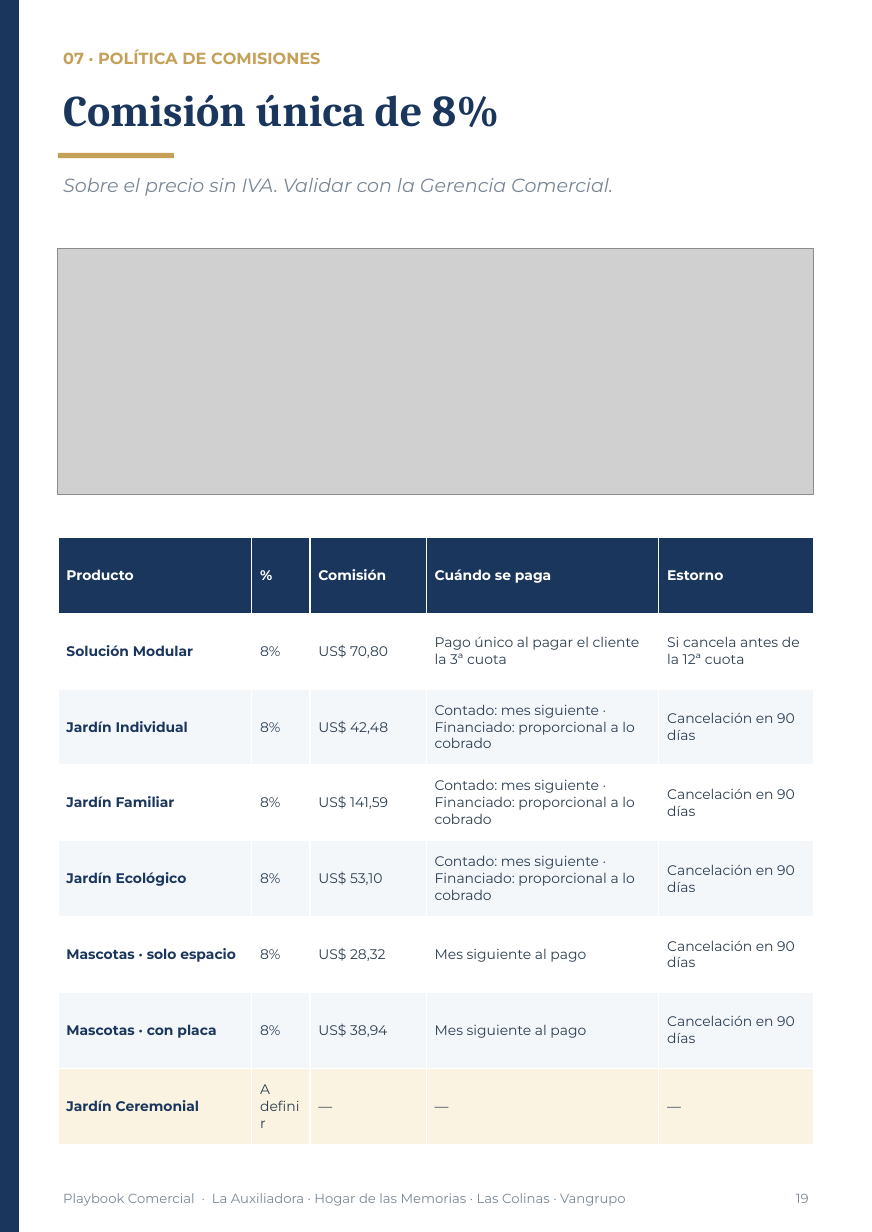
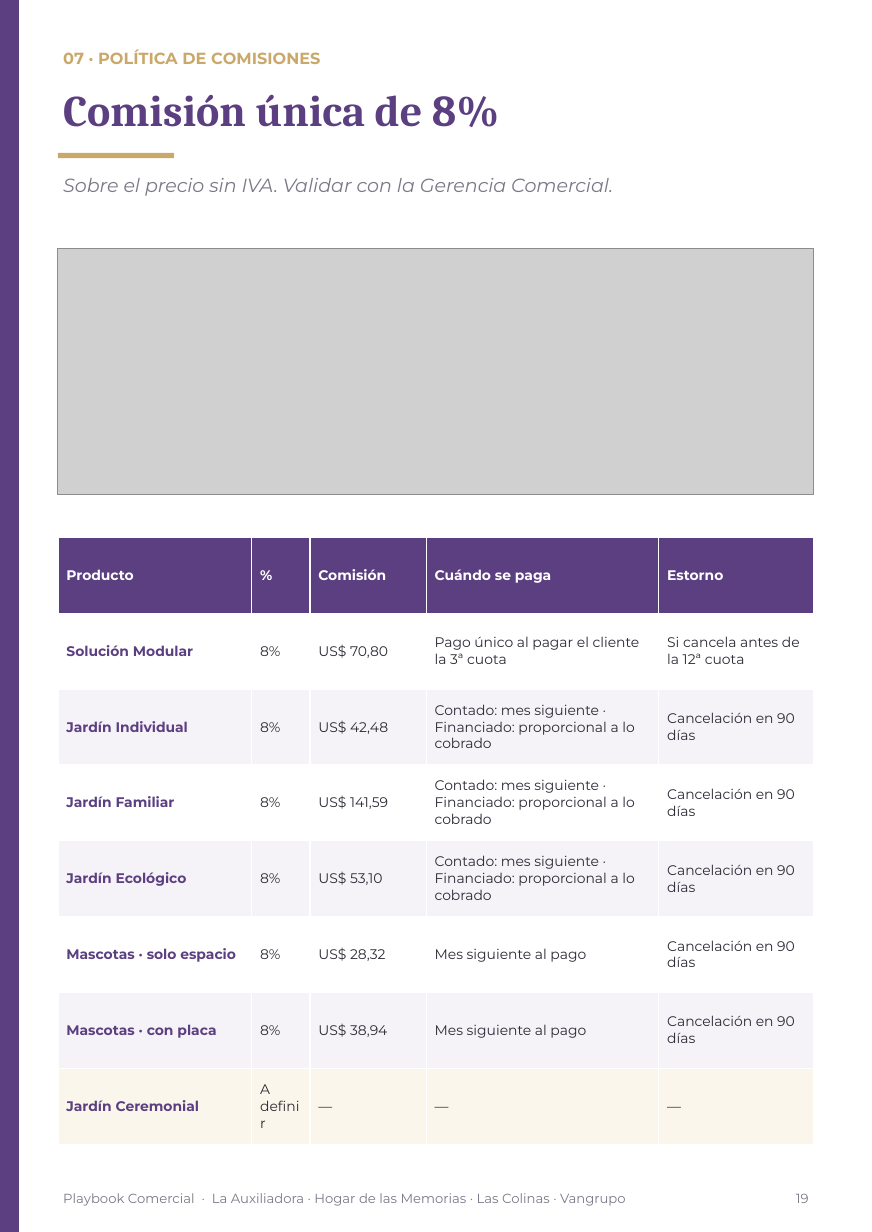
Before and after one commit to os267/teste, a slide deck: slide 19 of playbook/salida/Playbook_Comercial_Cremacion_Vangrupo_Vertical.pptx. Drawn at 872x1232 pixels with LibreOffice and Linux fonts; fonts in the diff are those of the drawing; grey boxes stand for pictures. Boxes give left, top, right and bottom in pixels: in the first picture for what was removed or moved away, otherwise in the second. Text is boxed around its words. In the diff, an @@ line names an element or a change of style, - is before the commit and + after.

```diff
--- a/playbook/salida/Playbook_Comercial_Cremacion_Vangrupo_Vertical.pptx
+++ b/playbook/salida/Playbook_Comercial_Cremacion_Vangrupo_Vertical.pptx
@@ rectangle at (0,0,19,1232): fill #1B365D to #5B3F80 @@
@@ text "07 · POLÍTICA DE COMISIONES" at (63,49,320,64): text colour #C5A059 to #C9A86A @@
@@ text "Comisión única de 8%" at (63,95,499,127): text colour #1B365D to #5B3F80 @@
@@ rectangle at (58,153,174,158): fill #C5A059 to #C9A86A @@
@@ table at (58,538,814,1145) @@
@@ fill #1B365D to #5B3F80 in row 1 @@
@@ fill #F4F7FA to #F5F2F8 in 15 cells @@
@@ fill #FBF3E1 to #FBF6EC in row 8 @@
@@ text colour #1B365D to #5B3F80 in "Solución Modular", "Jardín Individual", "Jardín Familiar", "Jardín Ecológico" and 3 more places @@
@@ text colour #2C3E50 to #2E2A36 in "8%", "US$ 70,80", "Pago único al pagar el cliente la ...", "Si cancela antes de la 12ª cuota" and 24 more places @@
@@ text colour #7A8794 to #7D7887 in 3 elements at (63,178,613,196), (63,1193,626,1206), (796,1194,809,1203) @@
```
Also in this commit, not shown: 21 other slides changed, 13 other files.
